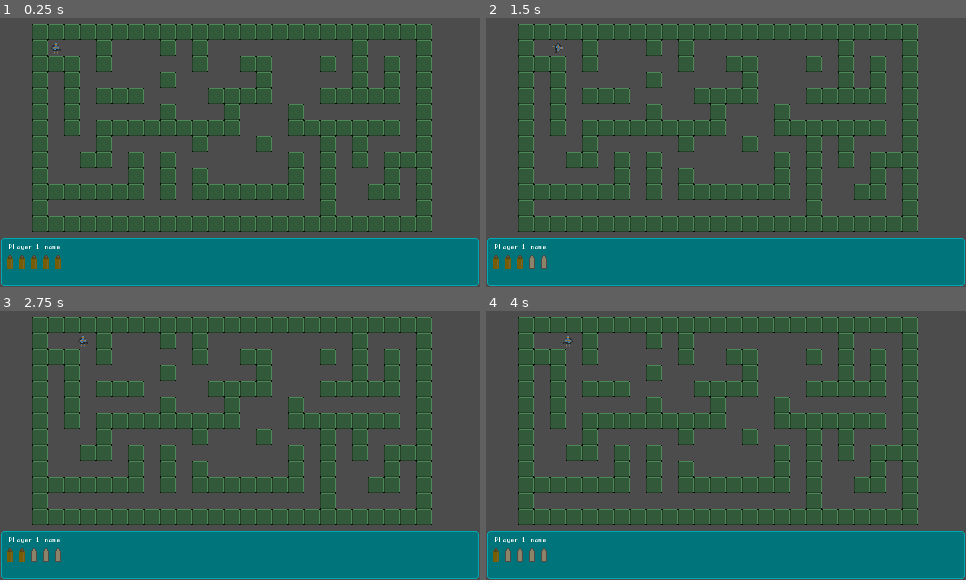
Above: before the commit, frames 1-4 (two rows, left to right).
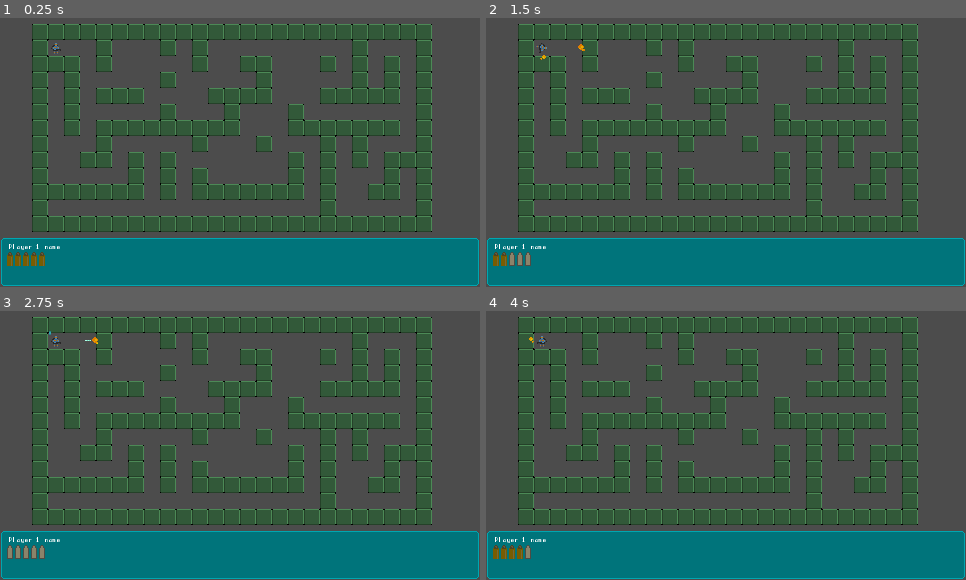
Above: after the commit, the same moments.

Repository: ffekete/WizardOfRogue
Game: Godot game, scene res://Scenes/Game/Main.tscn
Same seed, same stepped clock (60 frames per second), same inputs: the game is played once before the commit and once after it. Sound files missing from this copy of the repository are replaced by a short silence.
Inputs:
- Up to frame 1 (0.25 s): no input
- Up to frame 2 (1.5 s): tap Enter at 0.5 s; hold Right (ui_right) 0.53-1.28 s; hold Space (ui_fire) 0.53-1.28 s; hold Down (ui_down) from 1.28 s (still down); tap Space (ui_fire) at 1.35 s
- Up to frame 3 (2.75 s): release Down (ui_down) at 2.03 s; hold Right (ui_right) from 2.03 s (still down); hold Space (ui_fire) from 2.03 s (still down)
- Up to frame 4 (4 s): release Right (ui_right) at 2.78 s; release Space (ui_fire) at 2.78 s; hold Up (ui_up) 2.78-3.53 s; tap Space (ui_fire) at 2.85 s; tap Enter at 3.5 s; hold Left (ui_left) from 3.53 s (still down); hold Space (ui_fire) from 3.53 s (still down)

The runs differ from the first frame. In frame 1, 0.4% of the frame differs, in the area x 1-13%, y 86-94%; in frame 2, 0.5%; in frame 3, 0.5%, in the area x 1-21%, y 7-94%; in frame 4, 0.5%.

Commit message:
reload sound

Diff:
--- a/Scenes/Game/Bullet/Laser.tscn
+++ b/Scenes/Game/Bullet/Laser.tscn
@@ -1,7 +1,7 @@
 [gd_scene load_steps=6 format=2]
 
 [ext_resource path="res://sprites/bullet.png" type="Texture" id=1]
-[ext_resource path="res://Scripts/Game/Laser.gd" type="Script" id=2]
+[ext_resource path="res://Scripts/Game/Bullet/Laser.gd" type="Script" id=2]
 
 [sub_resource type="AtlasTexture" id=1]
 atlas = ExtResource( 1 )
--- a/Scenes/Game/Explode.tscn
+++ b/Scenes/Game/Explode.tscn
@@ -45,5 +45,4 @@
 [node name="AudioStreamPlayer" type="AudioStreamPlayer" parent="."]
 stream = ExtResource( 3 )
 
-[connection signal="animation_finished" from="AnimatedSprite" to="." method="_on_AnimatedSprite_animation_finished"]
 [connection signal="finished" from="AudioStreamPlayer" to="." method="_on_AudioStreamPlayer_finished"]
--- a/Scenes/Game/Player.tscn
+++ b/Scenes/Game/Player.tscn
@@ -4,7 +4,7 @@
 [ext_resource path="res://sprites/P1_idle.png" type="Texture" id=2]
 [ext_resource path="res://sprites/P1_attack.png" type="Texture" id=3]
 [ext_resource path="res://Scripts/Game/Player.gd" type="Script" id=4]
-[ext_resource path="res://Scenes/Game/Bullet/Laser.tscn" type="PackedScene" id=5]
+[ext_resource path="res://sounds/reload_finished.wav" type="AudioStream" id=5]
 [ext_resource path="res://sprites/Reload.png" type="Texture" id=6]
 [ext_resource path="res://sounds/zap.wav" type="AudioStream" id=7]
 
@@ -29,28 +29,28 @@
 region = Rect2( 64, 0, 16, 16 )
 
 [sub_resource type="AtlasTexture" id=6]
-atlas = ExtResource( 3 )
+atlas = ExtResource( 1 )
 region = Rect2( 0, 0, 16, 16 )
 
 [sub_resource type="AtlasTexture" id=7]
-atlas = ExtResource( 3 )
+atlas = ExtResource( 1 )
 region = Rect2( 16, 0, 16, 16 )
 
 [sub_resource type="AtlasTexture" id=8]
 atlas = ExtResource( 1 )
-region = Rect2( 0, 0, 16, 16 )
+region = Rect2( 32, 0, 16, 16 )
 
 [sub_resource type="AtlasTexture" id=9]
 atlas = ExtResource( 1 )
-region = Rect2( 16, 0, 16, 16 )
+region = Rect2( 48, 0, 16, 16 )
 
 [sub_resource type="AtlasTexture" id=10]
-atlas = ExtResource( 1 )
-region = Rect2( 32, 0, 16, 16 )
+atlas = ExtResource( 3 )
+region = Rect2( 0, 0, 16, 16 )
 
 [sub_resource type="AtlasTexture" id=11]
-atlas = ExtResource( 1 )
-region = Rect2( 48, 0, 16, 16 )
+atlas = ExtResource( 3 )
+region = Rect2( 16, 0, 16, 16 )
 
 [sub_resource type="SpriteFrames" id=12]
 animations = [ {
@@ -59,15 +59,15 @@
 "name": "idle",
 "speed": 2.0
 }, {
-"frames": [ SubResource( 6 ), SubResource( 7 ) ],
+"frames": [ SubResource( 6 ), SubResource( 7 ), SubResource( 8 ), SubResource( 9 ) ],
+"loop": true,
+"name": "walk",
+"speed": 4.0
+}, {
+"frames": [ SubResource( 10 ), SubResource( 11 ) ],
 "loop": true,
 "name": "attack",
 "speed": 8.0
-}, {
-"frames": [ SubResource( 8 ), SubResource( 9 ), SubResource( 10 ), SubResource( 11 ) ],
-"loop": true,
-"name": "walk",
-"speed": 4.0
 } ]
 
 [sub_resource type="CapsuleShape2D" id=13]
@@ -109,7 +109,6 @@
 __meta__ = {
 "_edit_group_": true
 }
-Bullet = ExtResource( 5 )
 
 [node name="AnimatedSprite" type="AnimatedSprite" parent="."]
 frames = SubResource( 12 )
@@ -139,8 +138,13 @@
 [node name="AudioStreamPlayer" type="AudioStreamPlayer" parent="."]
 stream = ExtResource( 7 )
 
+[node name="Timer" type="Timer" parent="."]
+one_shot = true
+
+[node name="ReloadSoundPlayer" type="AudioStreamPlayer" parent="."]
+stream = ExtResource( 5 )
+
 [connection signal="body_entered" from="." to="." method="_on_Player_body_entered"]
 [connection signal="animation_finished" from="AnimatedSprite" to="." method="_on_AnimatedSprite_animation_finished"]
-[connection signal="frame_changed" from="AnimatedSprite" to="." method="_on_AnimatedSprite_frame_changed"]
 [connection signal="timeout" from="AttackTimer" to="." method="_on_AttackTimer_timeout"]
 [connection signal="animation_finished" from="ReloadAnimatedSprite" to="." method="_on_ReloadAnimatedSprite_animation_finished"]
--- /dev/null
+++ b/Scenes/Game/Weapon/LaserRifle.tscn
@@ -0,0 +1,14 @@
+[gd_scene load_steps=5 format=2]
+
+[ext_resource path="res://Scripts/Game/Weapon/LaserRifle.gd" type="Script" id=1]
+[ext_resource path="res://Scenes/Game/Bullet/Laser.tscn" type="PackedScene" id=2]
+[ext_resource path="res://Scenes/Game/Main.tscn" type="PackedScene" id=3]
+[ext_resource path="res://sounds/reload_finished.wav" type="AudioStream" id=4]
+
+[node name="Node2D" type="Node2D"]
+script = ExtResource( 1 )
+Bullet = ExtResource( 2 )
+Main = ExtResource( 3 )
+
+[node name="AudioStreamPlayer" type="AudioStreamPlayer" parent="."]
+stream = ExtResource( 4 )
--- a/Scripts/Game/DungeonMain.gd
+++ b/Scripts/Game/DungeonMain.gd
@@ -34,16 +34,28 @@
 	update_ammo_status_bar()
 
 func update_ammo_status_bar():
+	for c in ammo_shells:
+		ui_window.remove_child(c)
+
 	ammo_shells.clear()
-	for i in player.ammo:
+	for i in player.weapon.ammo:
 		ammo_shells.append(Bullet_full.instance())
 
-	for i in player.max_ammo - player.ammo:
+	for i in player.weapon.max_ammo - player.weapon.ammo:
 		ammo_shells.append(Bullet_empty.instance())
+
+	var cell_size = 8
+	if(ammo_shells.size() > 8):
+		cell_size = 64.0 / ammo_shells.size()
+		var diff = ammo_shells.size() * cell_size - 64
+		if(diff > 0):
+			cell_size += diff / ammo_shells.size()
 
 	for i in range(ammo_shells.size()):
 		var ammo_sprite = ammo_shells[i]
-		ammo_sprite.position.x = i * round(64 / ammo_shells.size()) - 230
+
+		ammo_sprite.position.x = i * cell_size - 230.0
+		ammo_sprite.position.y = -3
 		ui_window.add_child(ammo_sprite)
 
 func generate():
--- a/Scripts/Game/Explode.gd
+++ b/Scripts/Game/Explode.gd
@@ -9,6 +9,5 @@
 func _process(delta):
 	pass
 
-
 func _on_AudioStreamPlayer_finished():
 	get_parent().remove_child(self)
--- a/Scripts/Game/Player.gd
+++ b/Scripts/Game/Player.gd
@@ -3,17 +3,11 @@
 signal hit
 signal ammo_changed
 
-export (PackedScene) var Bullet
-
 var main = load("res://Scenes/Game/Main.tscn")
-
+var laser_rifle = load("res://Scenes/Game/Weapon/LaserRifle.tscn")
 
 export var speed = 0.75
 export var turn_speed = 0.15
-export var attack_speed = 0.3
-export var max_ammo = 5
-export var reload_speed = 1
-
 
 onready var tween = $Tween
 onready var ray = $RayCast2D
@@ -26,10 +20,14 @@
 var screen_size
 var next_dir
 var currentDir
-export var ammo = 0
+
+var weapon
 
 # Called when the node enters the scene tree for the first time.
 func _ready():
+
+	weapon = laser_rifle.instance()
+
 	screen_size = get_viewport_rect().size
 	$AnimatedSprite.flip_h = false
 	$AnimatedSprite.play()
@@ -37,7 +35,7 @@
 	reload_timer.one_shot = true
 	turn_timer.one_shot = true
 	currentDir = "right"
-	ammo = max_ammo
+	weapon.ammo = weapon.max_ammo
 	reload_anim.visible = false
 
 func _process(delta):
@@ -71,12 +69,11 @@
 		if(attack_timer.is_stopped() && reload_timer.is_stopped()):
 
 			# there is ammo so shoot
-			if(ammo > 0):
+			if(weapon.ammo > 0):
 				$AnimatedSprite.animation = "attack"
+				var attack_speed = weapon.attack_speed
 				attack_timer.start(attack_speed)
-				ammo -= 1
 				$AnimatedSprite.frames.set_animation_speed("attack", 12)
-				emit_signal("ammo_changed")
 				$AudioStreamPlayer.play()
 
 				if(next_dir == Vector2.UP):
@@ -93,9 +90,9 @@
 
 			# no ammo, reload if attack timer is up
 			elif(attack_timer.is_stopped()):
-				reload_timer.start(reload_speed)
-				ammo = max_ammo
-				reload_anim.frames.set_animation_speed("default", reload_speed * 5)
+				reload_timer.start(weapon.reload_speed)
+				weapon.ammo = weapon.max_ammo
+				reload_anim.frames.set_animation_speed("default", weapon.reload_speed * 5)
 				reload_anim.z_as_relative = false
 				reload_anim.z_index = 999
 
@@ -115,7 +112,7 @@
 			if(Input.is_action_pressed("ui_right")):
 				next_dir = Vector2.RIGHT
 
-	if(!(attack_timer.is_stopped() || reload_timer.is_stopped()) && Input.is_action_pressed("ui_fire")):
+	if((!attack_timer.is_stopped() || !reload_timer.is_stopped()) && Input.is_action_pressed("ui_fire")):
 		return
 
 	if(Input.is_action_pressed("ui_up")):
@@ -220,38 +217,15 @@
 
 func _on_AnimatedSprite_animation_finished():
 	if($AnimatedSprite.animation == "attack"):
-
 		$AnimatedSprite.animation = "idle"
-
-		var bullet = Bullet.instance()
-		get_parent().add_child(bullet)
-		bullet.set_speed(200)
-
-		var direction
-
-		if(currentDir == "up"):
-			direction = Vector2(0, -1)
-			bullet.rotation_degrees = 90.0
-
-		if(currentDir == "down"):
-			direction = Vector2(0, 1)
-			bullet.rotation_degrees = 270.0
-
-		if(currentDir == "right"):
-			direction = Vector2(1, 0)
-			bullet.rotation_degrees = 0.0
-
-		if(currentDir == "left"):
-			direction = Vector2(-1, 0)
-			bullet.rotation_degrees = 180.0
-
-		bullet.set_direction(direction)
-		bullet.set_position(position)
-		bullet.start()
-
-
+		_shoot()
+		emit_signal("ammo_changed")
+
+func _shoot():
+	weapon._shoot(position, currentDir, get_parent())
 
 func _on_ReloadAnimatedSprite_animation_finished():
 	reload_anim.visible = false
 	reload_anim.stop()
 	emit_signal("ammo_changed")
+	$ReloadSoundPlayer.play()
--- /dev/null
+++ b/Scripts/Game/Weapon/LaserRifle.gd
@@ -0,0 +1,45 @@
+extends Node2D
+
+export (PackedScene) var Bullet
+export (PackedScene) var Main
+
+export var attack_speed = 0.3
+export var max_ammo = 5
+export var reload_speed = 1
+export var ammo = 0
+
+func _ready():
+	pass # Replace with function body.
+
+func _shoot(position, currentDir, parent):
+	var bullet = Bullet.instance()
+	bullet.position.x = position.x
+	bullet.position.y = position.y
+	parent.add_child(bullet)
+	bullet.set_speed(150)
+	ammo -= 1
+
+	var direction
+
+	if(currentDir == "up"):
+		direction = Vector2(0, -1)
+		bullet.rotation_degrees = 90.0
+
+	if(currentDir == "down"):
+		direction = Vector2(0, 1)
+		bullet.rotation_degrees = 270.0
+
+	if(currentDir == "right"):
+		direction = Vector2(1, 0)
+		bullet.rotation_degrees = 0.0
+
+	if(currentDir == "left"):
+		direction = Vector2(-1, 0)
+		bullet.rotation_degrees = 180.0
+
+	bullet.set_direction(direction)
+	bullet.set_position(position)
+	bullet.start()
+
+func reload_finished():
+	$AudioStreamPlayer.play()
Renamed: Scripts/Game/Laser.gd -> Scripts/Game/Bullet/Laser.gd
Not shown, added: sounds/reload_finished.wav.import
Not shown, added: sounds/reload_finished.wav
